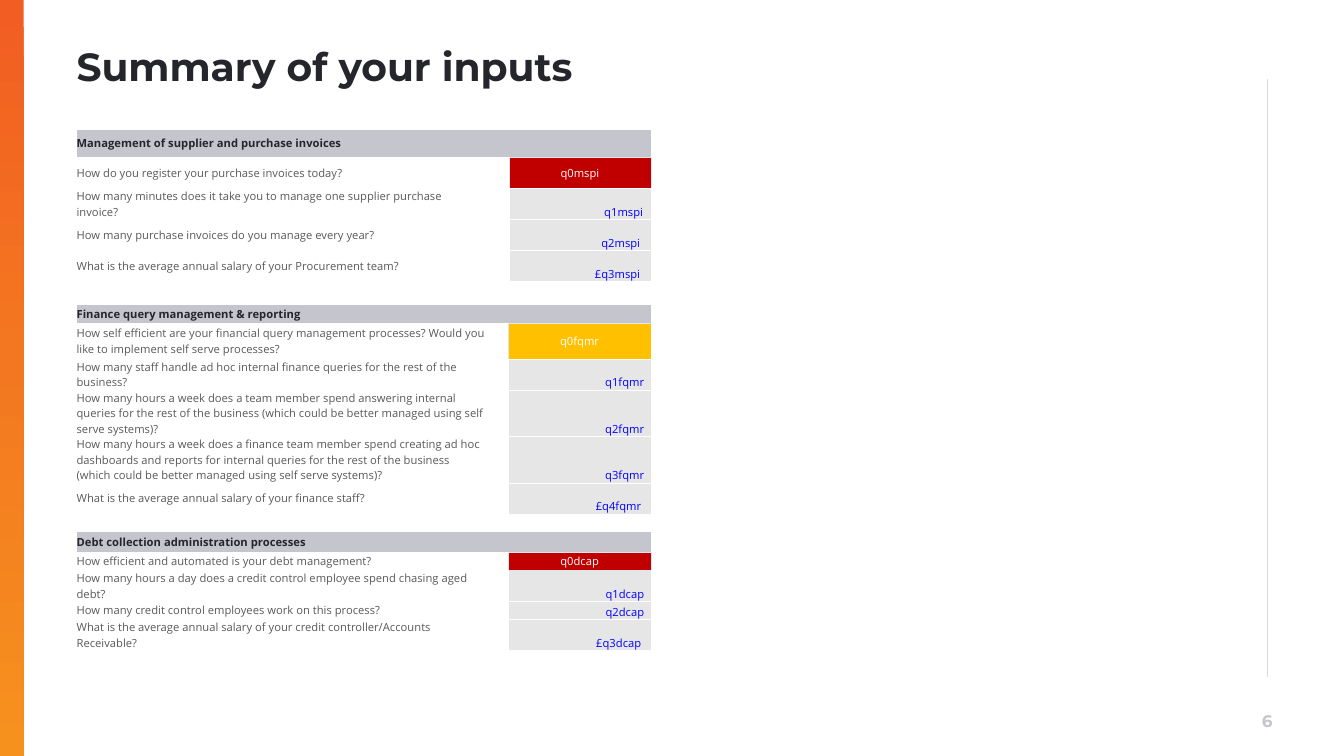
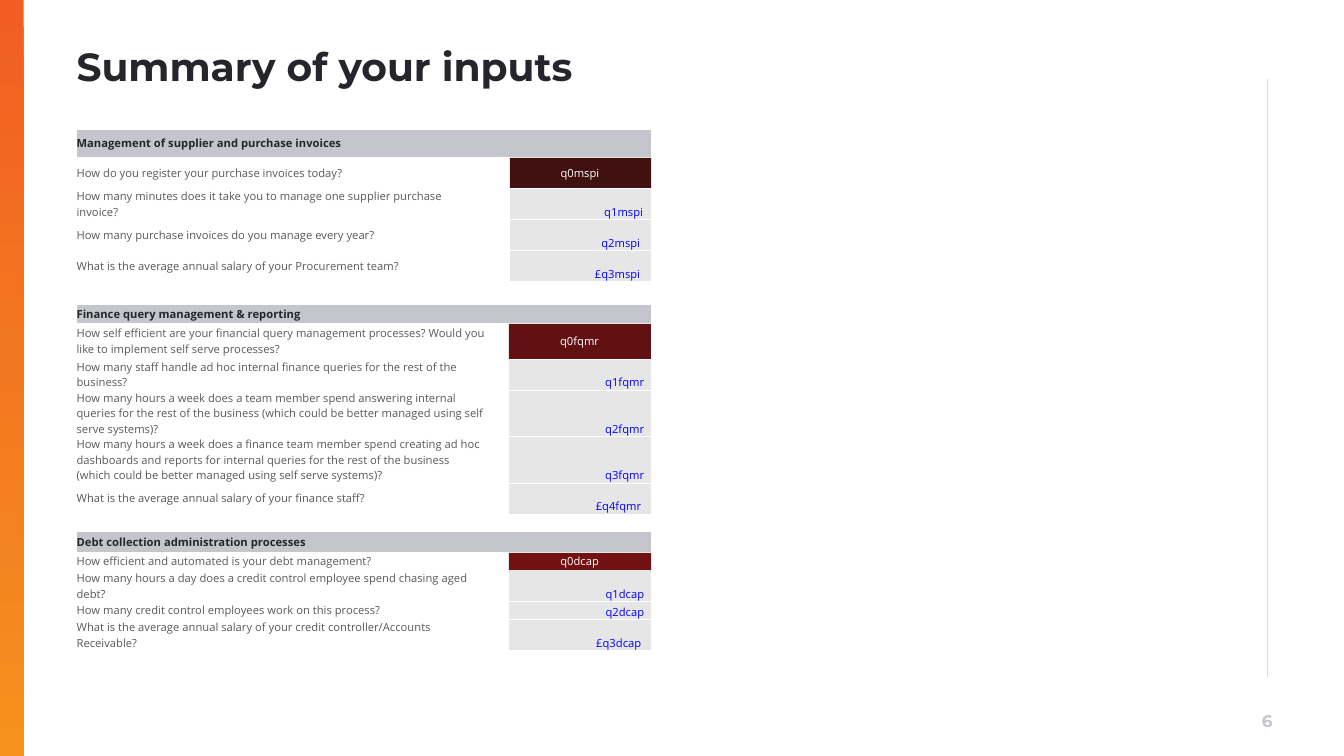
Before and after one commit to muratozdemirpiblo/ppt-api, a slide deck: slide 6 of client.pptx. Drawn at 1344x756 pixels with LibreOffice and Linux fonts; fonts in the diff are those of the drawing; background and template pictures are left out. Boxes give left, top, right and bottom in pixels: in the first picture for what was removed or moved away, otherwise in the second. Text is boxed around its words. In the diff, an @@ line names an element or a change of style, - is before the commit and + after.

```diff
--- a/client.pptx
+++ b/client.pptx
@@ table at [77,113,651,285] @@
@@ fill #C00000 to #411111 in row 3, column 3 @@
@@ table at [77,286,651,667] @@
@@ fill #FFC000 to #611111 in row 3, column 3 @@
@@ fill #C00000 to #711111 in row 10, column 3 @@
```
Also in this commit, not shown: 1 other slide changed, 6 other files.
